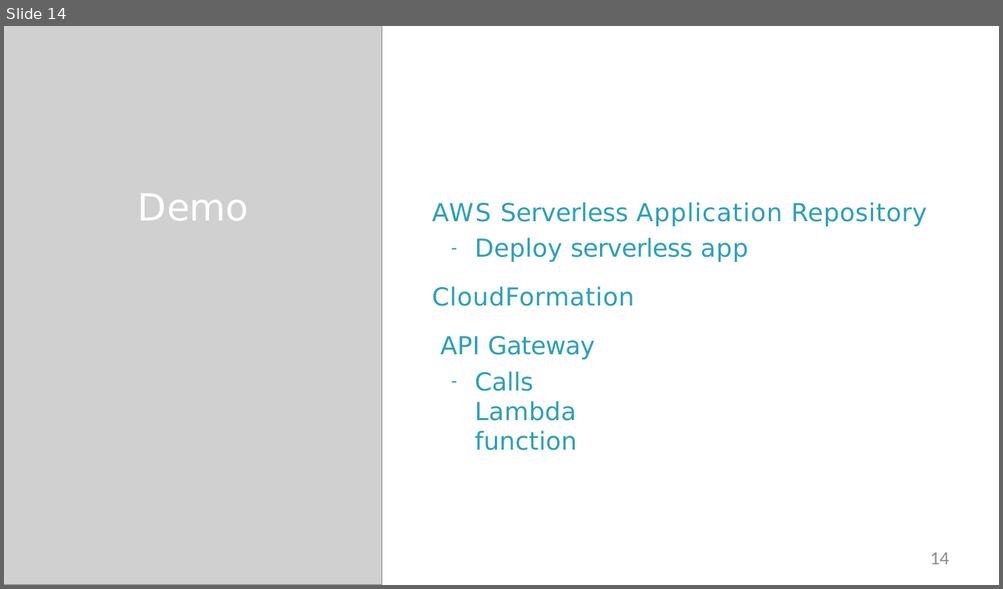
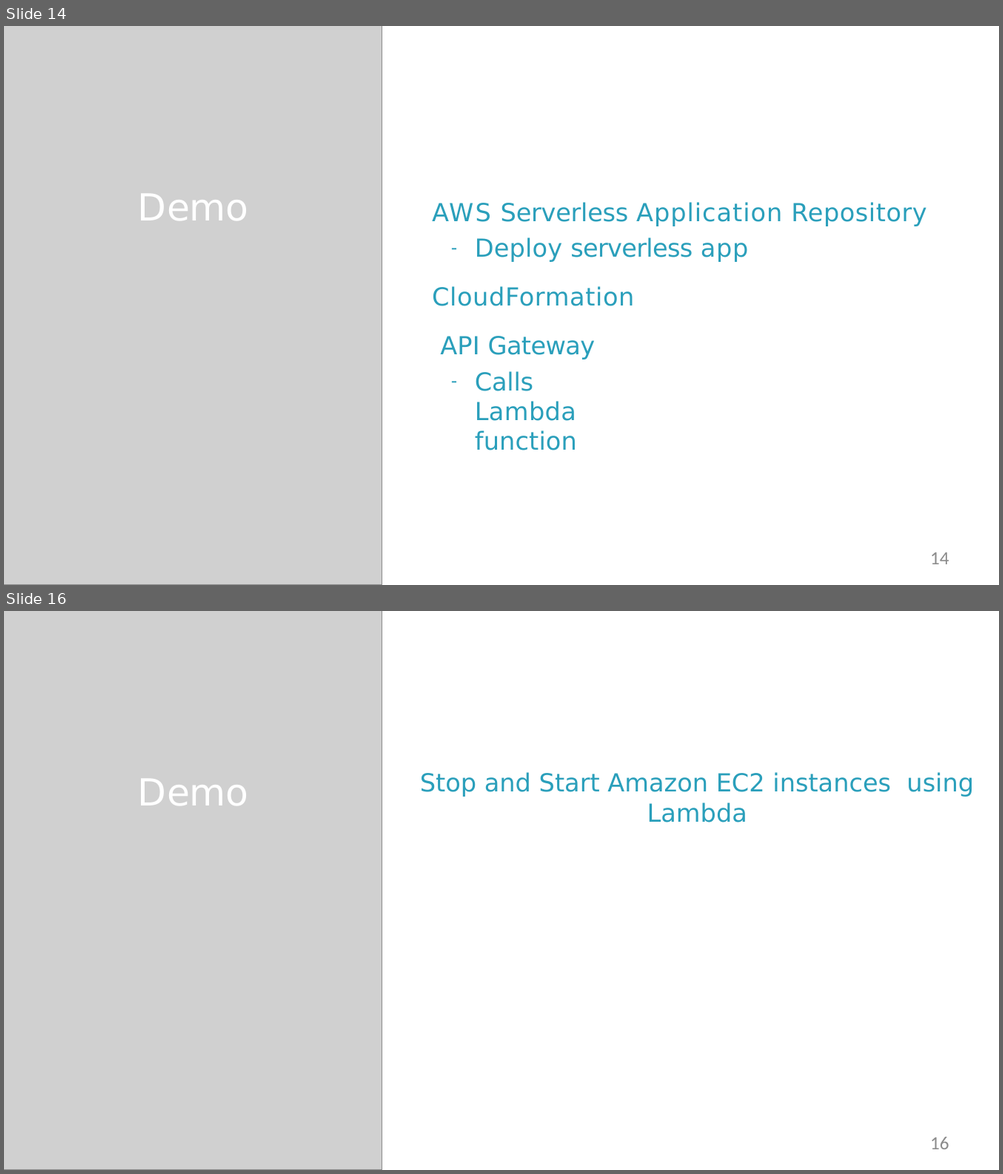
Before and after one commit to StevenJoseph19/Cloud-Computing, a slide deck: Day 2/Slides/4. Building Serverless Applications with Lambda/building-serverless-applications-with-lambda-slides.pptx. Shown one above the other, each under a label of ours: slide 14 before the commit, slides 14 and 16 after it; the slides between them are not shown. The pictures are 1003x589 and 1003x1174 pixels, drawn with LibreOffice and Linux fonts; fonts in the diff are those of the drawing; grey boxes stand for pictures; background and template pictures are left out. Boxes give left, top, right and bottom in pixels: in the first picture for what was removed or moved away, otherwise in the second. Text is boxed around its words. In the diff, an @@ line names an element or a change of style, - is before the commit and + after.

```diff
--- a/Day 2/Slides/4. Building Serverless Applications with Lambda/building-serverless-applications-with-lambda-slides.pptx
+++ b/Day 2/Slides/4. Building Serverless Applications with Lambda/building-serverless-applications-with-lambda-slides.pptx
@@ slide 16 added at <box>4,611,999,1170</box>, background #FFFFFF @@
@@ picture added at <box>4,611,382,1170</box> @@
@@ title added at <box>138,779,249,806</box>, 36 pt, text #FFFFFF @@
+Demo
@@ text added at <box>420,772,973,823</box>, 24 pt, text #2A9FBB @@
+Stop and Start Amazon EC2 instances using Lambda
@@ page number added at <box>930,1137,949,1150</box>, 18 pt, text #8C8C8C @@
+16
```
Also in this commit, not shown: 1 other slide added, 10 other files.
